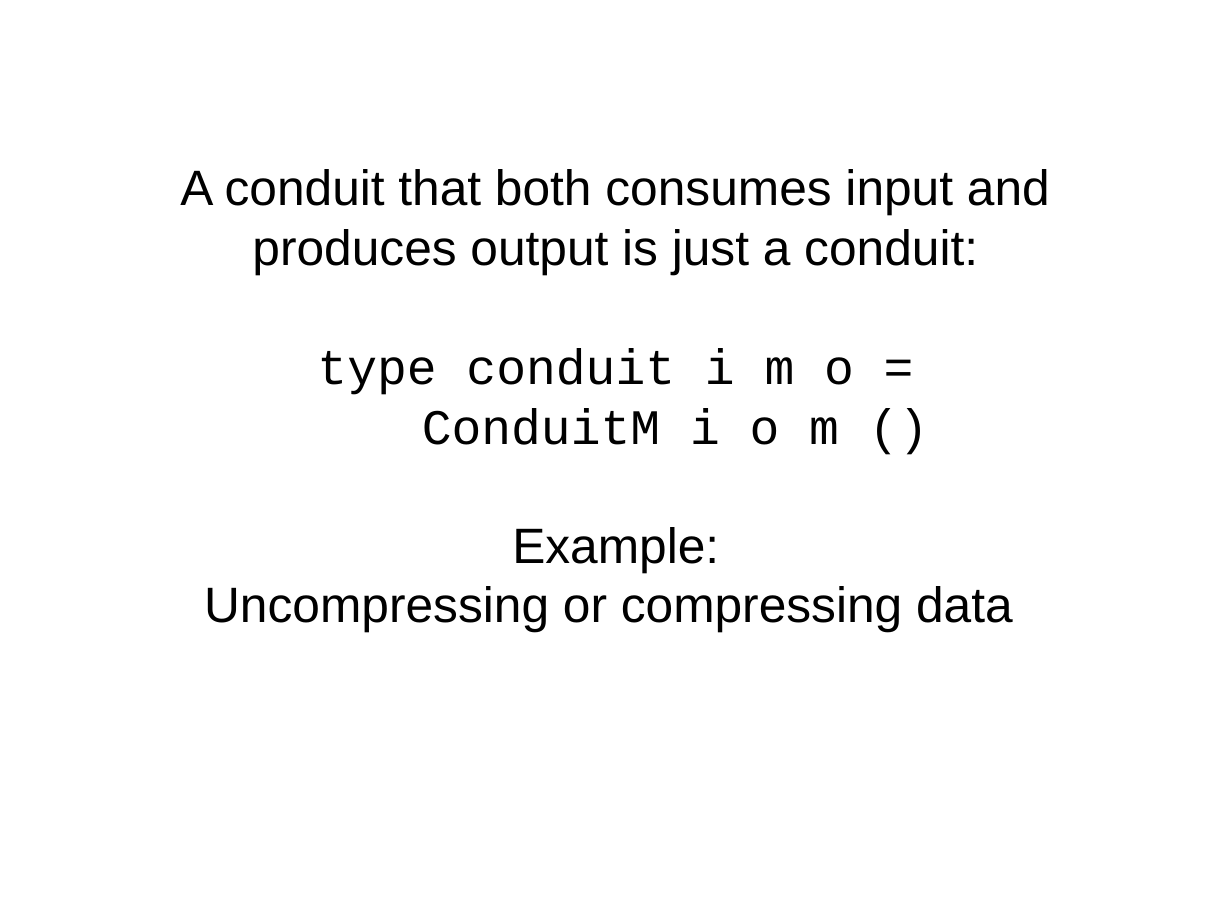
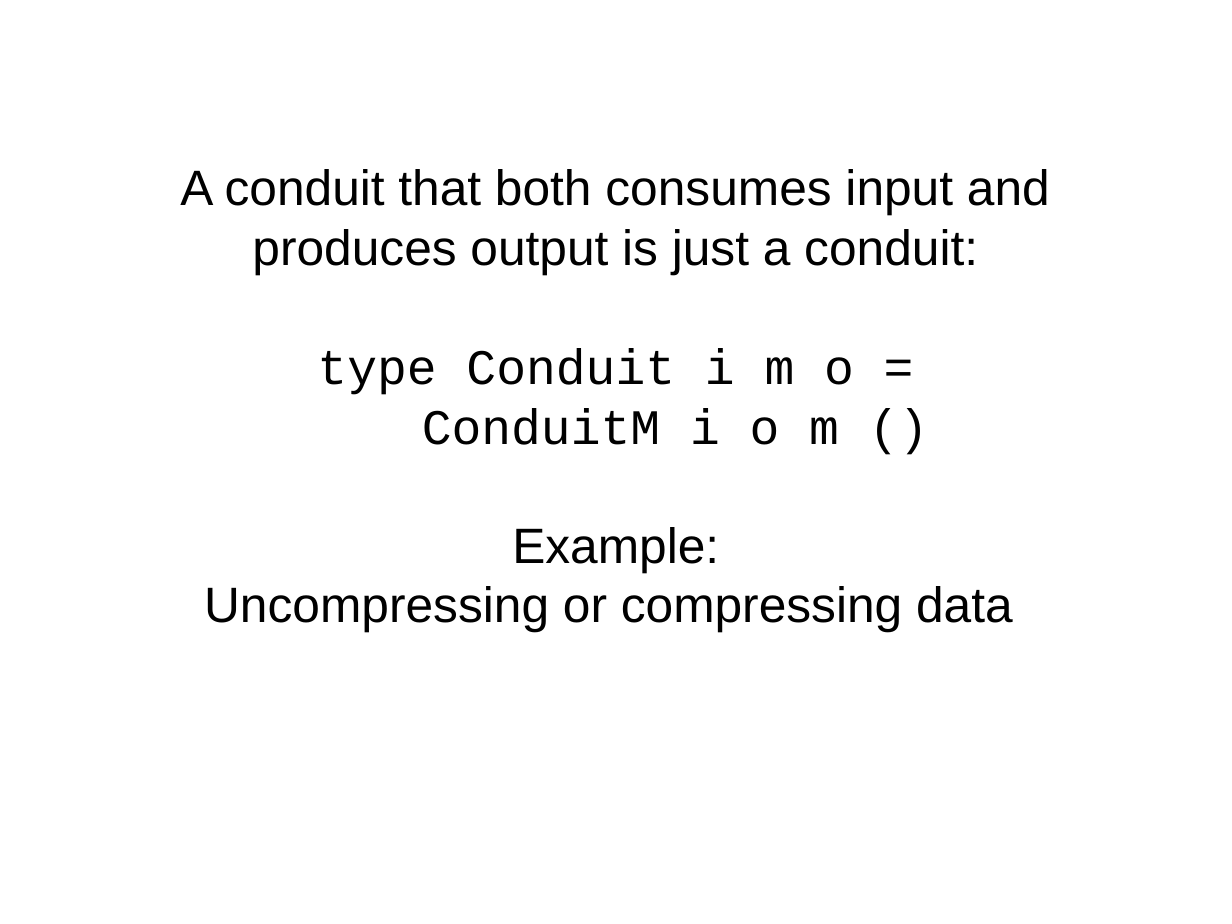
Before and after one commit to bhurt/presentations, a slide deck: slide 28 of conduits.odp. Drawn at 1232x924 pixels with LibreOffice and Linux fonts; fonts in the diff are those of the drawing. Boxes give left, top, right and bottom in pixels: in the first picture for what was removed or moved away, otherwise in the second. Text is boxed around its words. In the diff, an @@ line names an element or a change of style, - is before the commit and + after.

Commit message:
Fix some typos.

```diff
--- a/conduits.odp
+++ b/conduits.odp
@@ subtitle at box(317, 348, 854, 395): text changed @@
-type conduit i m o =
+type Conduit i m o =
```
Also in this commit, not shown: 4 other slides changed.
